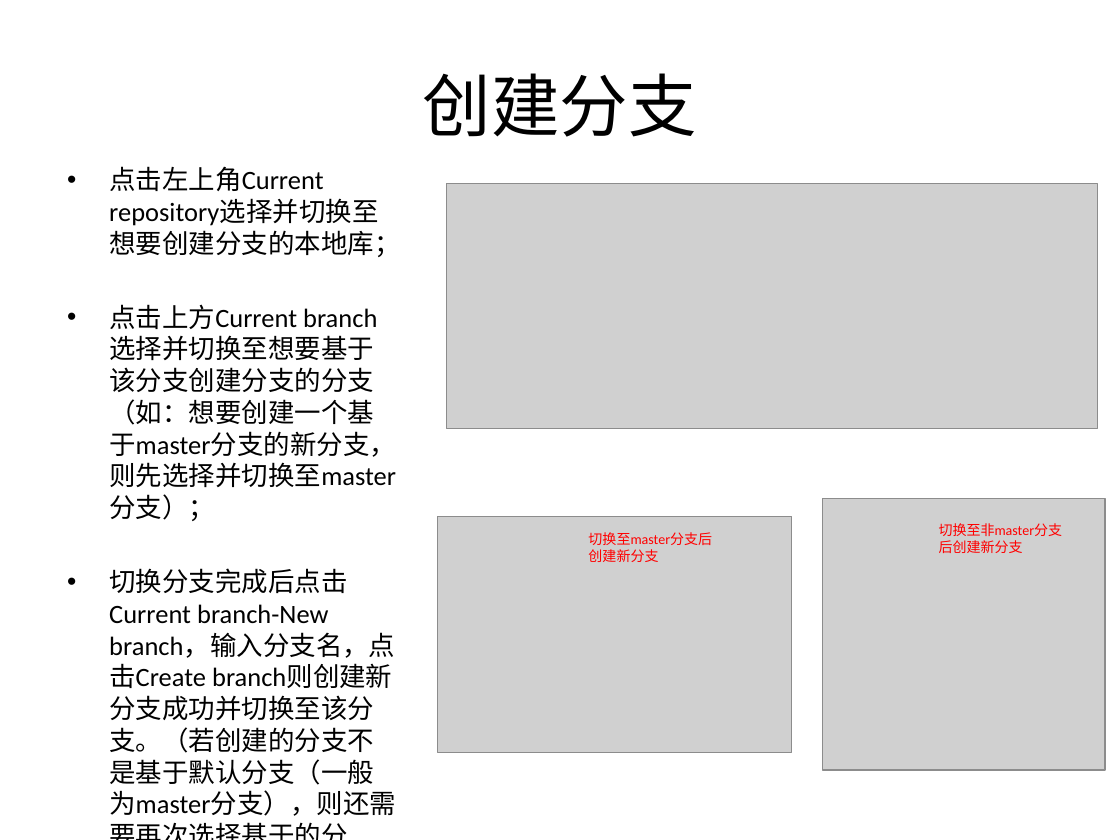
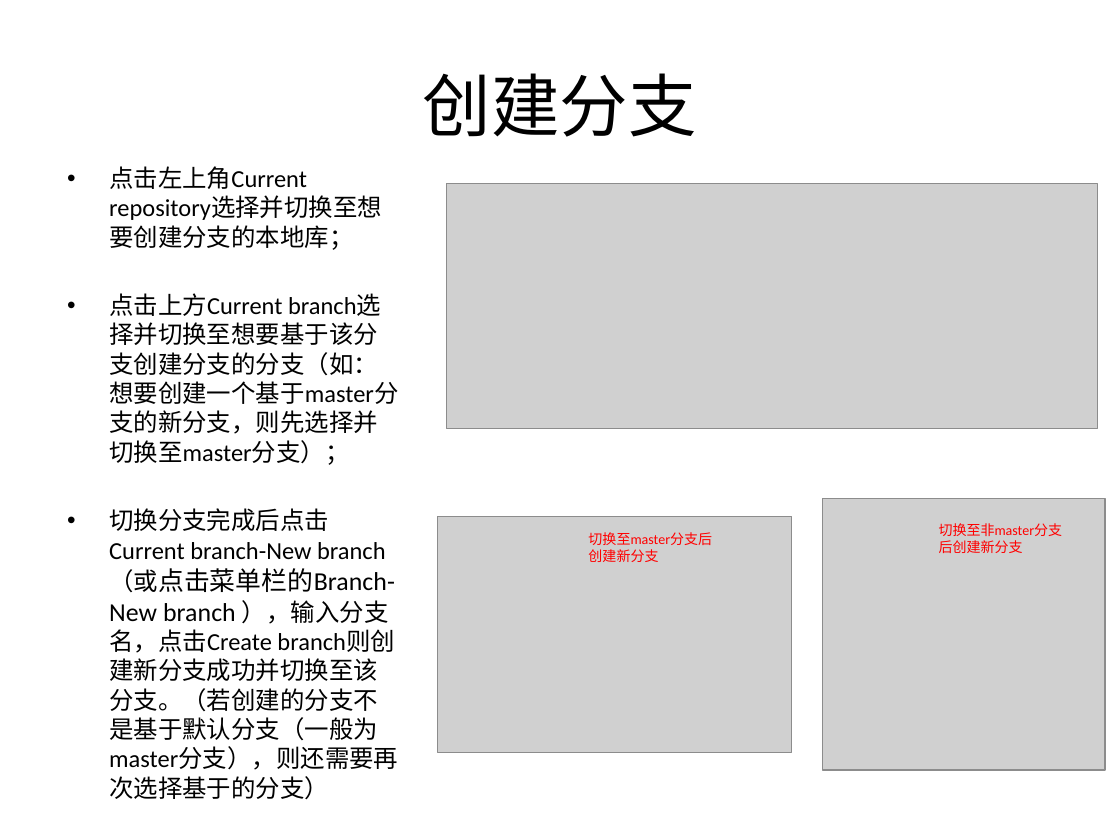
Before and after one commit to chenwen715/learn_repo, a slide deck: slide 16 of ppt/githubdesktop.pptx. Drawn at 1120x840 pixels with LibreOffice and Linux fonts; fonts in the diff are those of the drawing; grey boxes stand for pictures. Boxes give left, top, right and bottom in pixels: in the first picture for what was removed or moved away, otherwise in the second. Text is boxed around its words. In the diff, an @@ line names an element or a change of style, - is before the commit and + after.

```diff
--- a/ppt/githubdesktop.pptx
+++ b/ppt/githubdesktop.pptx
@@ text at (x1=109, y1=166, x2=398, y2=465): size 17 to 15.7 pt in "点击左上角Current repository选择并切换至想要创建分支的本地库；", "点击上方Current branch选择并切换至想要基于该分支创建分支的分支（如：想要创建一个基于master分支的新分 ..." @@
@@ text at (x1=109, y1=508, x2=398, y2=800): text changed; size 17 to 15.7 pt @@
-• 切换分支完成后点击Current branch-New branch，输入分支名，点击Create branch则创建新分支成功并切换至该分支。（若创建的分支不是基于默认分支（一般为master分支），则还需要再次选择基于的分支）
+• 切换分支完成后点击Current branch-New branch（或点击菜单栏的Branch-New branch ），输入分支名，点击Create branch则创建新分支成功并切换至该分支。（若创建的分支不是基于默认分支（一般为master分支），则还需要再次选择基于的分支）
```
Also in this commit, not shown: 2 other slides changed, 1 other file.
